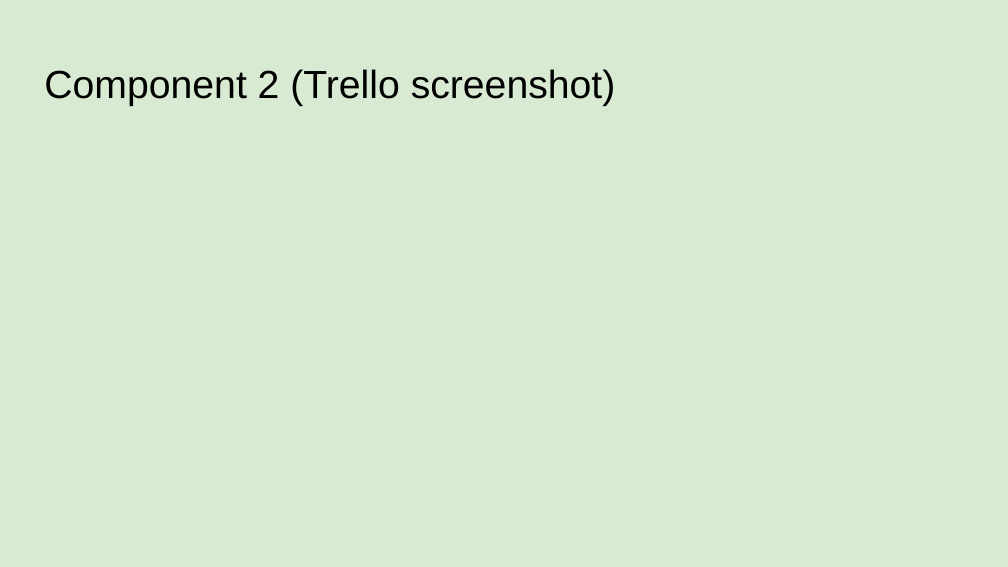
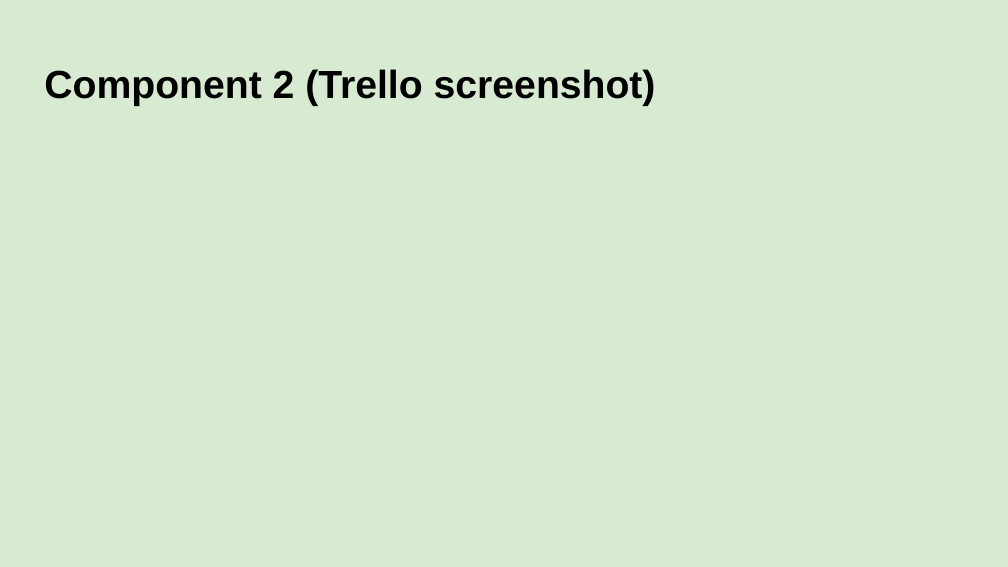
Before and after one commit to danettp/ds_nuts_bot, a slide deck: slide 18 of Danett Pepito - 000_91896 _ 91897 Documentation - 2150400.pptx (slide 17 before the commit). Drawn at 1008x567 pixels with LibreOffice and Linux fonts; fonts in the diff are those of the drawing. Boxes give left, top, right and bottom in pixels: in the first picture for what was removed or moved away, otherwise in the second. Text is boxed around its words. In the diff, an @@ line names an element or a change of style, - is before the commit and + after.

```diff
--- a/Danett Pepito - 000_91896 _ 91897 Documentation - 2150400.pptx
+++ b/Danett Pepito - 000_91896 _ 91897 Documentation - 2150400.pptx
@@ title "Component 2 (Trello screenshot)" at [44,69,656,106]: bold on @@
```
Also in this commit, not shown: 1 slide added, 1 other file.
